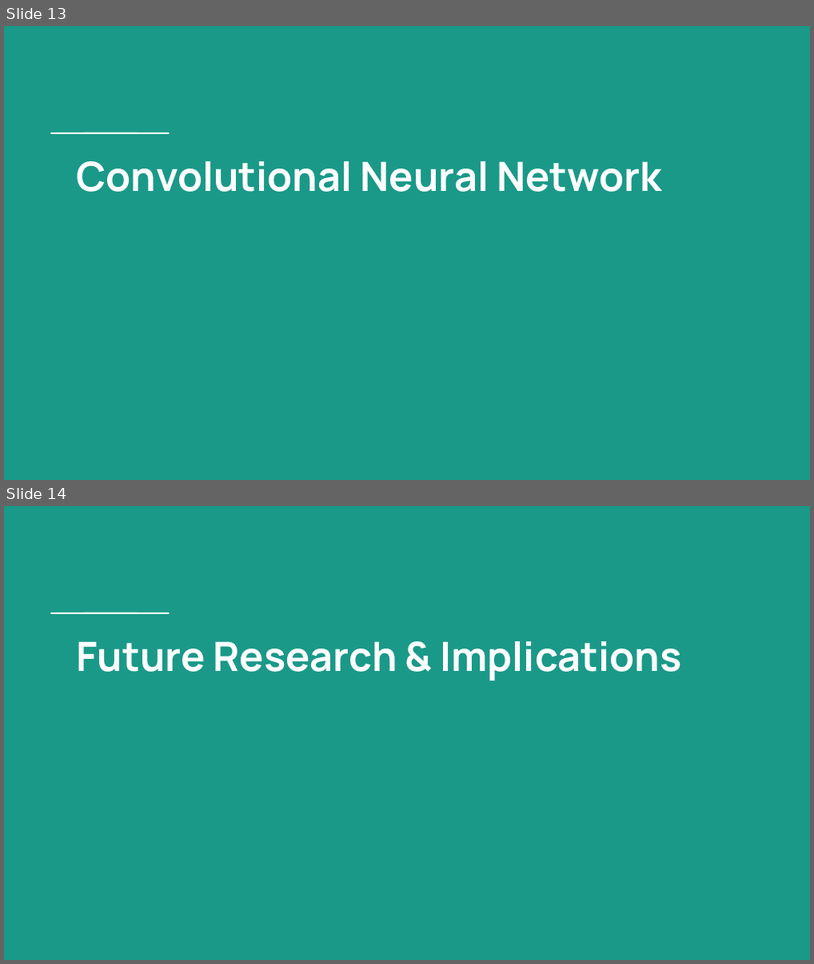
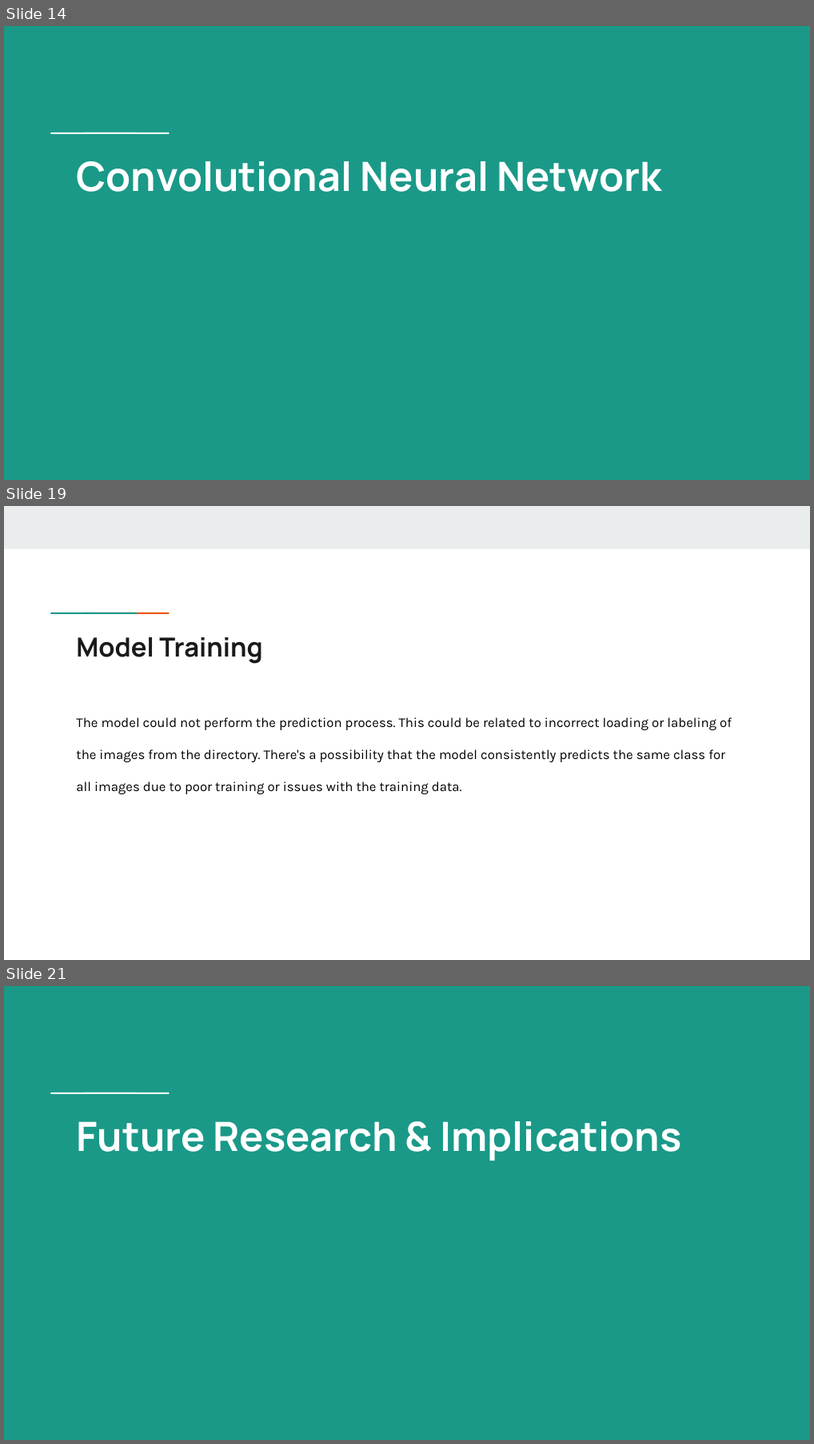
Before and after one commit to lisanvo/aai501-final-project, a slide deck: pptxslides.pptx. Shown one above the other, each under a label of ours: slides 13 and 14 before the commit, slides 14, 19 and 21 after it; the slides between them are not shown. The pictures are 814x964 and 814x1444 pixels, drawn with LibreOffice and Linux fonts; fonts in the diff are those of the drawing. Boxes give left, top, right and bottom in pixels: in the first picture for what was removed or moved away, otherwise in the second. Text is boxed around its words. In the diff, an @@ line names an element or a change of style, - is before the commit and + after.

```diff
--- a/pptxslides.pptx
+++ b/pptxslides.pptx
@@ slide 19 added at box(4, 506, 810, 960), background #FFFFFF @@
@@ rectangle added at box(4, 506, 810, 548), fill #E9EDEE @@
@@ rectangle added at box(78, 611, 110, 615), fill #1A9988 @@
@@ rectangle added at box(110, 611, 142, 615), fill #EB5600 @@
@@ title added at box(76, 637, 262, 664), 23.4 pt, text #1A1A1A, bold @@
+Model Training
@@ text added at box(76, 717, 732, 794), 12 pt, text #000000 @@
+The model could not perform the prediction process. This could be related to incorrect loading or labeling of the images from the directory. There's a possibility that the model consistently predicts the same class for all images due to poor training or issues with the training data.
@@ what was slide 13 is now slide 14 @@
@@ what was slide 14 is now slide 21 @@
```
Also in this commit, not shown: 8 slides changed, 11 other slides added, 4 slides removed.
